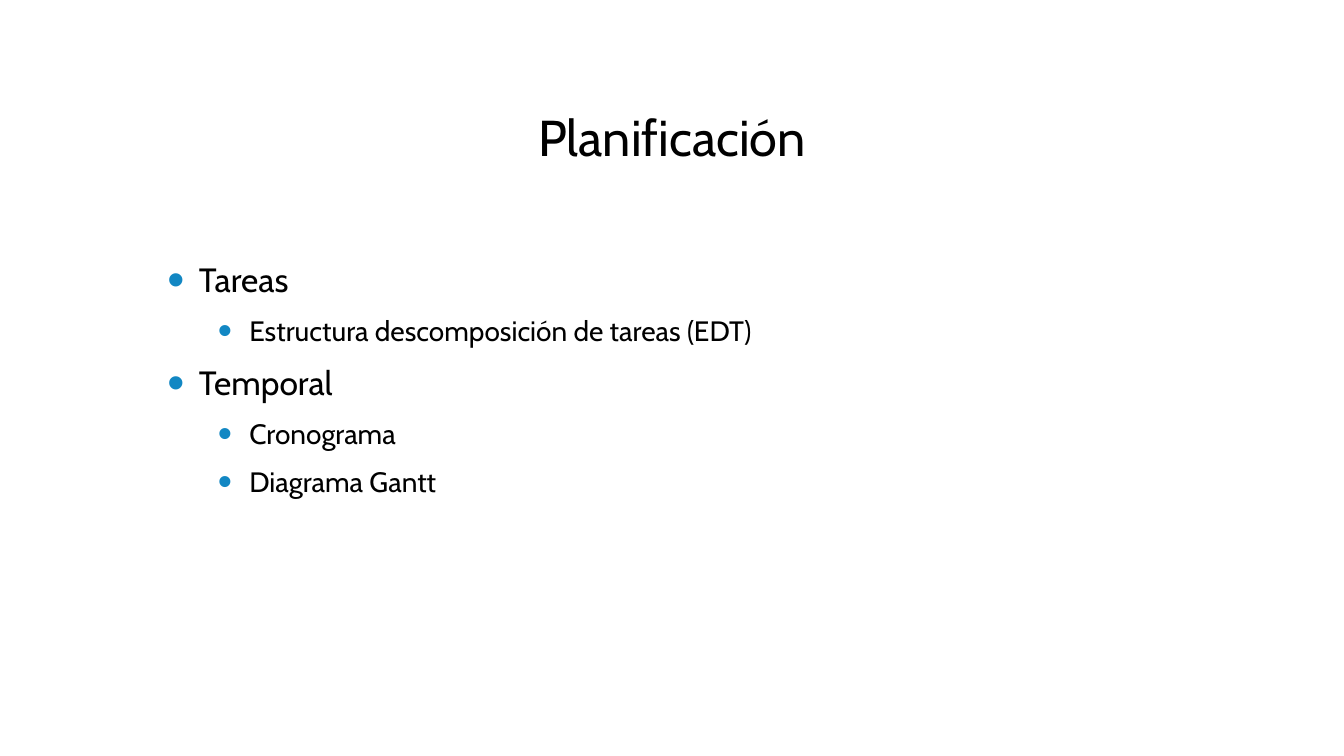
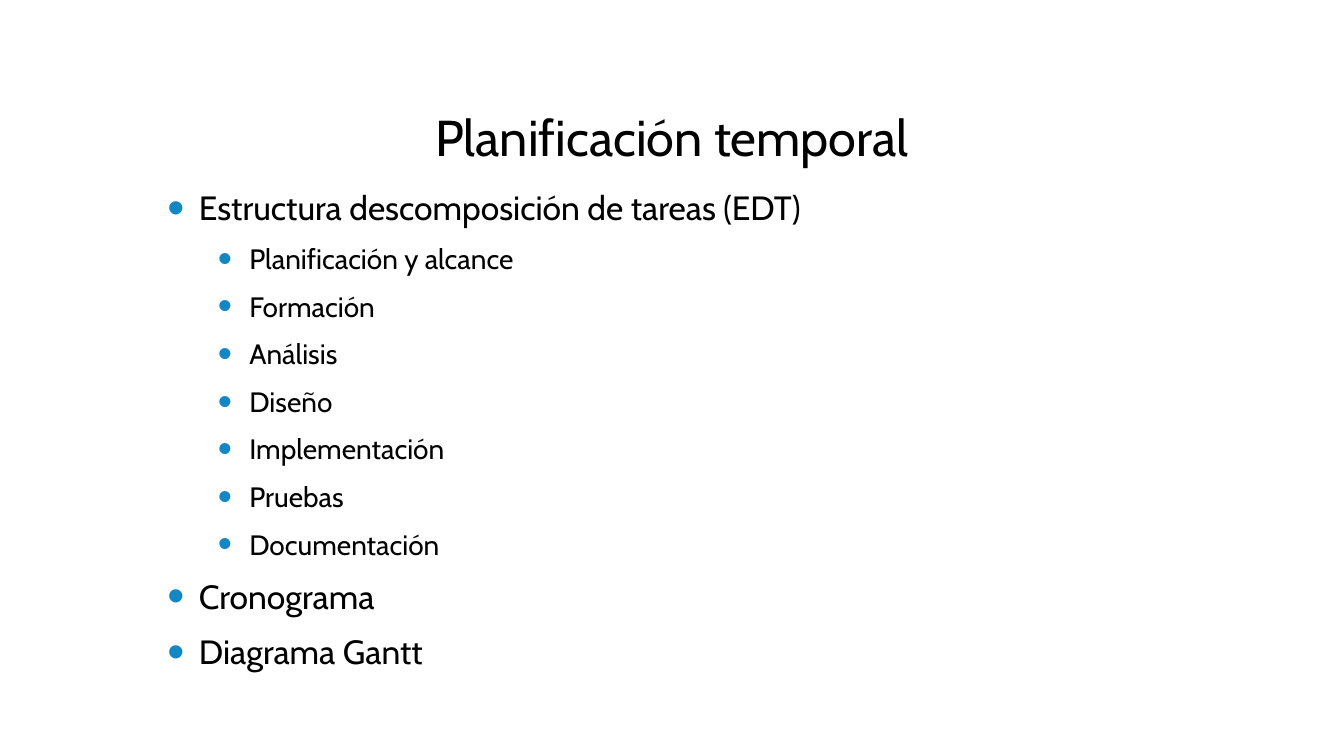
Before and after one commit to cesarpomar/Perldoop2-tfg, a slide deck: slide 12 of doc/Presentacion.pptx. Drawn at 1344x756 pixels with LibreOffice and Linux fonts; fonts in the diff are those of the drawing; background and template pictures are left out. Boxes give left, top, right and bottom in pixels: in the first picture for what was removed or moved away, otherwise in the second. Text is boxed around its words. In the diff, an @@ line names an element or a change of style, - is before the commit and + after.

```diff
--- a/doc/Presentacion.pptx
+++ b/doc/Presentacion.pptx
@@ text at (x1=435, y1=118, x2=908, y2=167): text changed @@
-Planificación
+Planificación temporal
@@ text "Estructura descomposición de tareas (EDT)" moved from (x1=199, y1=268, x2=751, y2=498) to (x1=199, y1=194, x2=800, y2=672) @@
@@ text at (x1=199, y1=194, x2=800, y2=672): size 20 to 24 pt in "Estructura descomposición de tareas (EDT)", "Cronograma", "Diagrama Gantt"; list level 2 to 1 in "Estructura descomposición de tareas (EDT)"; list level 2 to 1 in "Cronograma"; list level 2 to 1 in "Diagrama Gantt" @@
@@ text at (x1=199, y1=268, x2=289, y2=293): paragraph removed @@
-• Tareas
@@ text at (x1=249, y1=248, x2=514, y2=556): text changed; size 24 to 20 pt @@
-• Temporal
+  • Planificación y alcance
+  • Formación
+  • Análisis
+  • Diseño
+  • Implementación
+  • Pruebas
+  • Documentación
```
Also in this commit, not shown: 15 other slides changed, 1 slide added.
